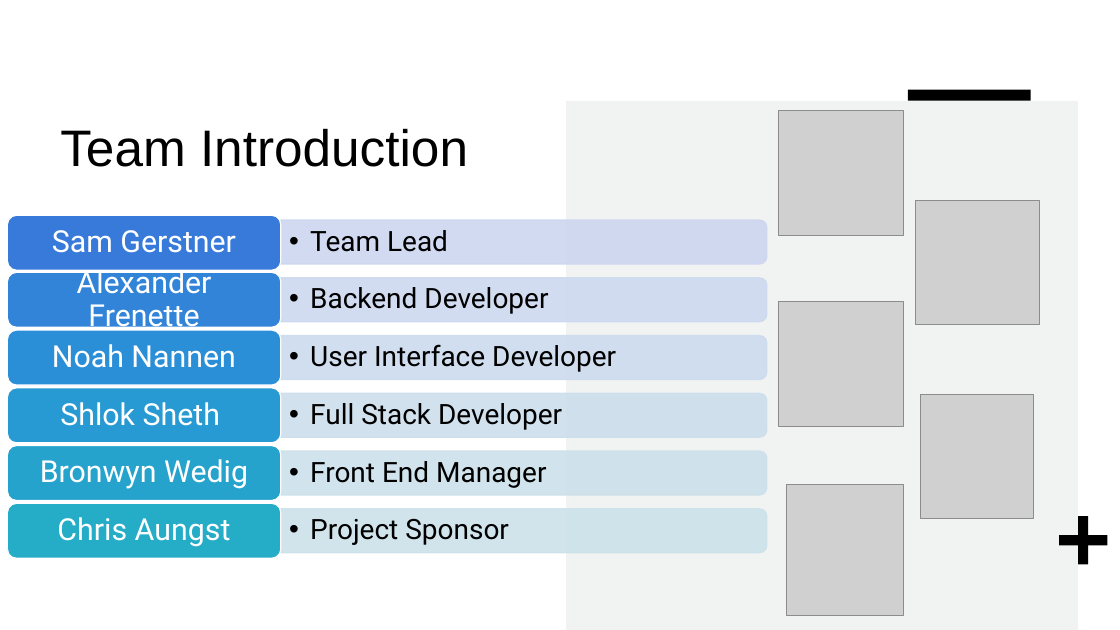
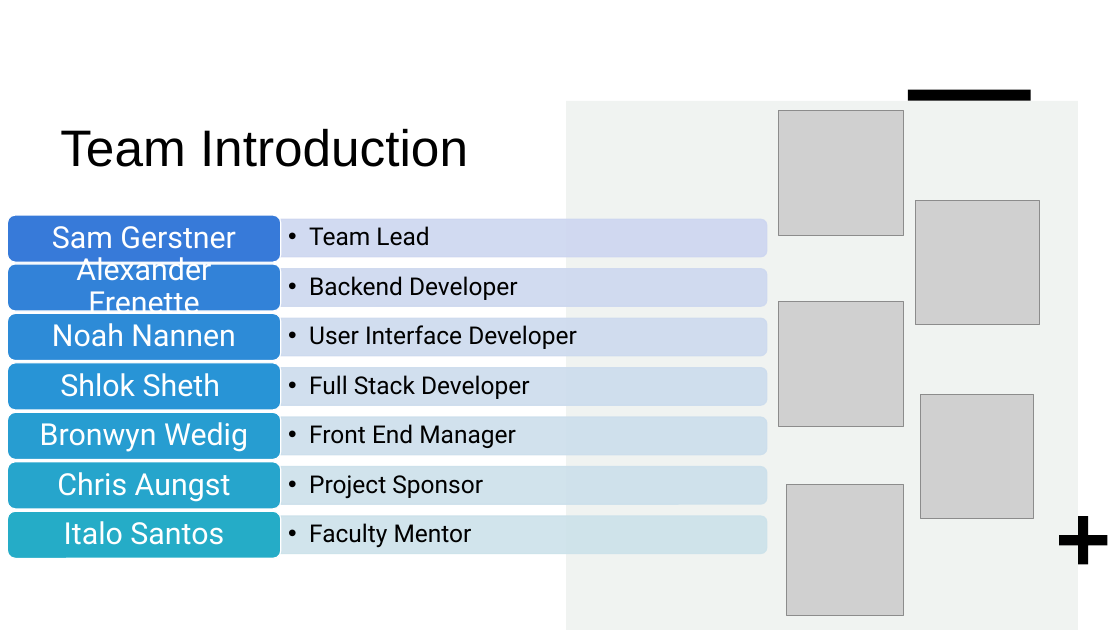
Before and after one commit to TeacherTodo/Deliverables, a slide deck: slide 2 of Teacher To-Do Mini Intro.pptx. Drawn at 1120x630 pixels with LibreOffice and Linux fonts; fonts in the diff are those of the drawing; grey boxes stand for pictures. Boxes give left, top, right and bottom in pixels: in the first picture for what was removed or moved away, otherwise in the second. Text is boxed around its words. In the diff, an @@ line names an element or a change of style, - is before the commit and + after.

Commit message:
Update Teacher To-Do Mini Intro.pptx
Added section regarding  solutions and challenges

```diff
--- a/Teacher To-Do Mini Intro.pptx
+++ b/Teacher To-Do Mini Intro.pptx
@@ rounded rectangle: place and size @@
-rounded rectangle at <box>8,215,281,270</box>
+rounded rectangle at <box>8,215,281,262</box>
@@ text "Sam Gerstner": place and size @@
-text "Sam Gerstner" at <box>52,230,236,253</box>
+text "Sam Gerstner" at <box>52,226,236,249</box>
@@ round same rect: place and size @@
-round same rect at <box>280,221,767,264</box>
+round same rect at <box>281,219,767,257</box>
@@ rounded rectangle: place and size @@
-rounded rectangle at <box>8,272,281,327</box>
+rounded rectangle at <box>8,264,281,311</box>
@@ rounded rectangle at <box>8,264,281,311</box>: fill #3184D8 to #3282D8 @@
@@ text "Alexander Frenette" rewrapped from <box>77,269,212,331</box> to <box>76,257,211,314</box> @@
@@ round same rect: place and size @@
-round same rect at <box>280,279,767,322</box>
+round same rect at <box>281,269,767,307</box>
@@ text "Backend Developer": place and size @@
-text "Backend Developer" at <box>310,287,548,314</box>
+text "Backend Developer" at <box>309,276,518,300</box>
@@ rounded rectangle: place and size @@
-rounded rectangle at <box>8,330,281,385</box>
+rounded rectangle at <box>8,313,281,360</box>
@@ rounded rectangle at <box>8,313,281,360</box>: fill #2B8FD7 to #2D8BD7 @@
@@ text "Noah Nannen": place and size @@
-text "Noah Nannen" at <box>52,344,235,368</box>
+text "Noah Nannen" at <box>52,323,235,347</box>
@@ text "User Interface Developer": place and size @@
-text "User Interface Developer" at <box>310,344,616,372</box>
+text "User Interface Developer" at <box>309,325,577,349</box>
@@ round same rect: place and size @@
-round same rect at <box>280,336,767,379</box>
+round same rect at <box>281,318,767,356</box>
@@ round same rect at <box>281,318,767,356</box>: fill #CDDCEE at 90% opacity to #CDDBEF at 90% opacity; outline #CDDCEE 1 pt to #CDDBEF 1 pt @@
@@ text "Shlok Sheth": place and size @@
-text "Shlok Sheth" at <box>60,402,220,426</box>
+text "Shlok Sheth" at <box>60,373,220,397</box>
@@ text "Full Stack Developer": place and size @@
-text "Full Stack Developer" at <box>310,403,562,430</box>
+text "Full Stack Developer" at <box>309,375,530,399</box>
@@ rounded rectangle: place and size @@
-rounded rectangle at <box>8,388,281,443</box>
+rounded rectangle at <box>8,413,281,460</box>
@@ rounded rectangle at <box>8,413,281,460</box>: fill #289AD3 to #279DD1 @@
@@ text "Bronwyn Wedig": place and size @@
-text "Bronwyn Wedig" at <box>40,459,248,489</box>
+text "Bronwyn Wedig" at <box>40,422,248,452</box>
@@ text "Front End Manager": place and size @@
-text "Front End Manager" at <box>310,461,546,488</box>
+text "Front End Manager" at <box>309,424,516,448</box>
@@ round same rect: place and size @@
-round same rect at <box>280,394,767,437</box>
+round same rect at <box>281,418,767,455</box>
@@ round same rect at <box>281,418,767,455</box>: fill #CDDEED at 90% opacity to #CDDFED at 90% opacity; outline #CDDEED 1 pt to #CDDFED 1 pt @@
@@ rounded rectangle: place and size @@
-rounded rectangle at <box>8,445,281,500</box>
+rounded rectangle at <box>8,462,281,509</box>
@@ rounded rectangle at <box>8,462,281,509</box>: fill #26A3CD to #26A5CC @@
@@ text "Chris Aungst": place and size @@
-text "Chris Aungst" at <box>57,517,231,547</box>
+text "Chris Aungst" at <box>57,472,231,502</box>
@@ size 24 to 21 pt in 6 elements at <box>309,226,429,246</box>, <box>309,276,518,300</box>, <box>309,325,577,349</box>, <box>309,375,530,399</box>, <box>309,424,516,448</box>, <box>309,475,483,498</box> @@
@@ text "Project Sponsor": place and size @@
-text "Project Sponsor" at <box>310,519,509,545</box>
+text "Project Sponsor" at <box>309,475,483,498</box>
@@ round same rect: place and size @@
-round same rect at <box>280,452,767,495</box>
+round same rect at <box>281,467,767,505</box>
@@ rounded rectangle: place and size @@
-rounded rectangle at <box>8,503,281,558</box>
+rounded rectangle at <box>8,512,281,559</box>
@@ group added at <box>8,363,767,548</box>: 2 texts, 1 round same rect, 1 rounded rectangle @@
+  • Faculty Mentor
+Italo Santos
@@ round same rect: place and size @@
-round same rect at <box>280,510,767,553</box>
+round same rect at <box>281,516,767,554</box>
```
Also in this commit, not shown: 3 other slides changed, 4 slides added, 1 slide removed.
